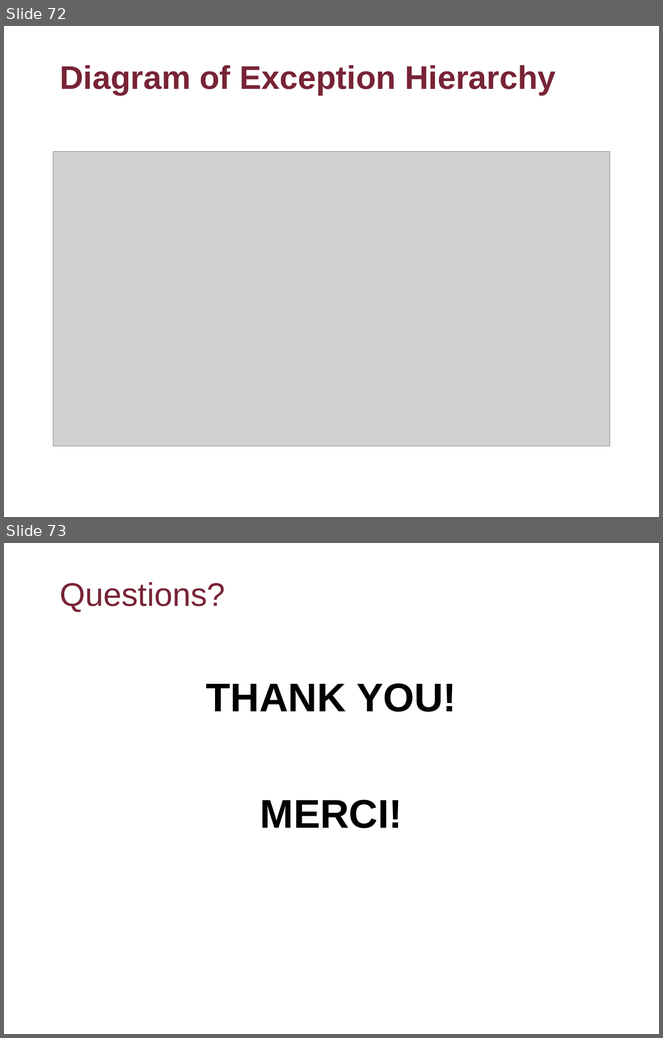
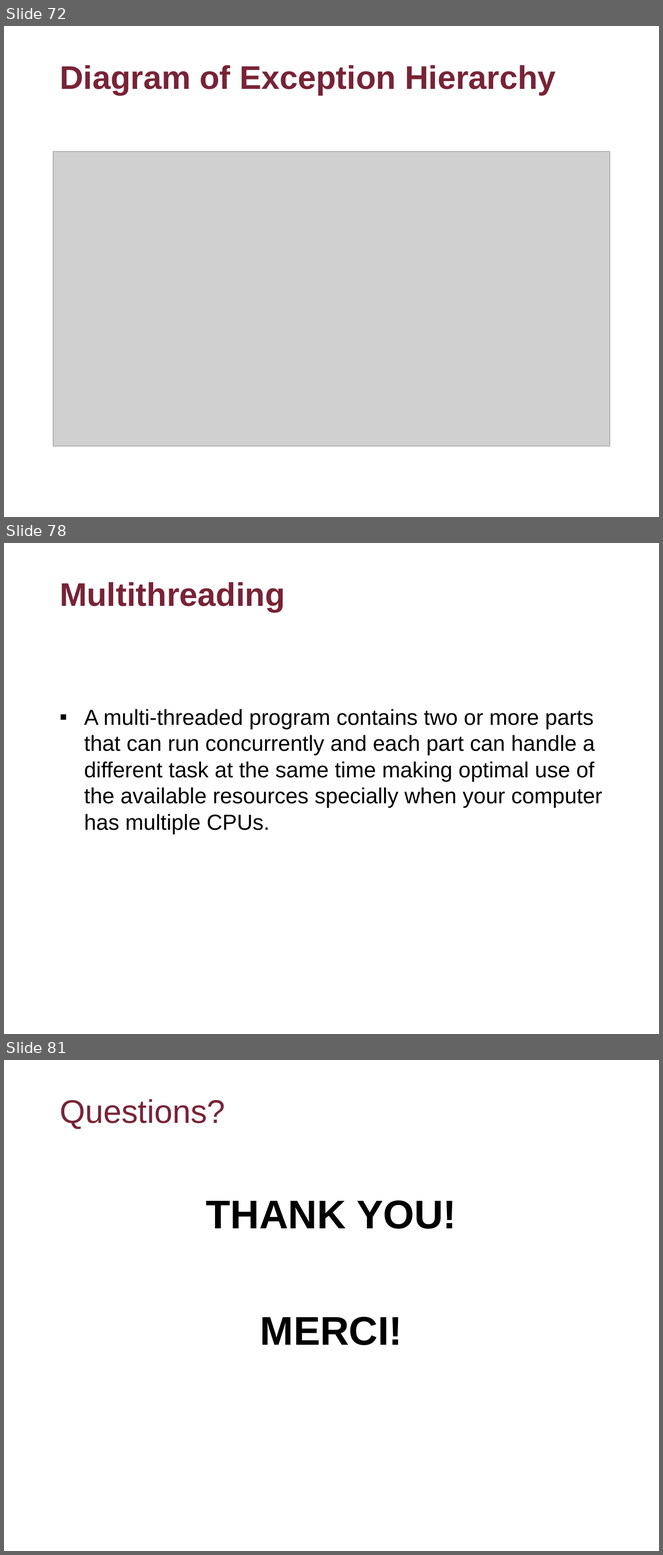
Before and after one commit to flyworker/java-workshop, a slide deck: Advanced Java Workshop-Concordia.ppt. Shown one above the other, each under a label of ours: slides 72 and 73 before the commit, slides 72, 78 and 81 after it; the slides between them are not shown. The pictures are 663x1038 and 663x1555 pixels, drawn with LibreOffice and Linux fonts; fonts in the diff are those of the drawing; grey boxes stand for pictures; background and template pictures are left out. Boxes give left, top, right and bottom in pixels: in the first picture for what was removed or moved away, otherwise in the second. Text is boxed around its words. In the diff, an @@ line names an element or a change of style, - is before the commit and + after.

```diff
--- a/Advanced Java Workshop-Concordia.ppt
+++ b/Advanced Java Workshop-Concordia.ppt
@@ slide 78 added at (x1=4, y1=543, x2=659, y2=1034), background picture (left out) @@
@@ title added at (x1=60, y1=582, x2=285, y2=612), 36 pt, text #782336, bold @@
+Multithreading
@@ text added at (x1=84, y1=709, x2=603, y2=834), 24 pt, text #000000 @@
+▪ A multi-threaded program contains two or more parts that can run concurrently and each part can handle a different task at the same time making optimal use of the available resources specially when your computer has multiple CPUs.
@@ what was slide 73 is now slide 81 @@
```
Also in this commit, not shown: 7 other slides added, 12 other files.
